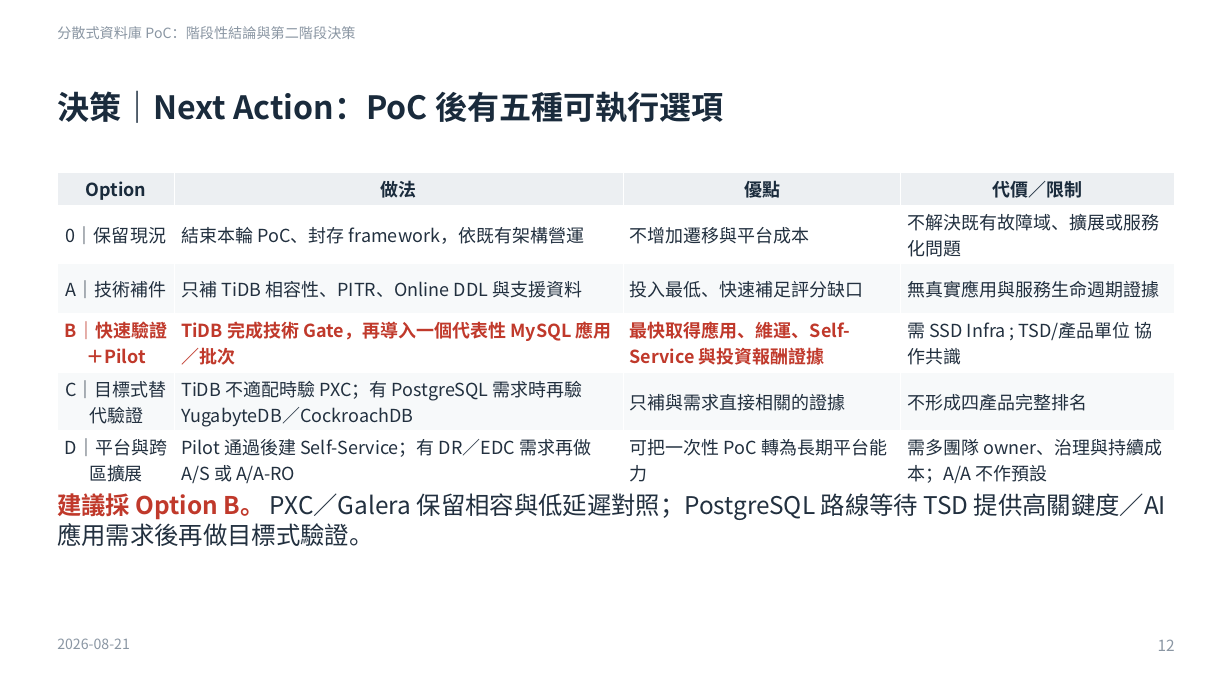
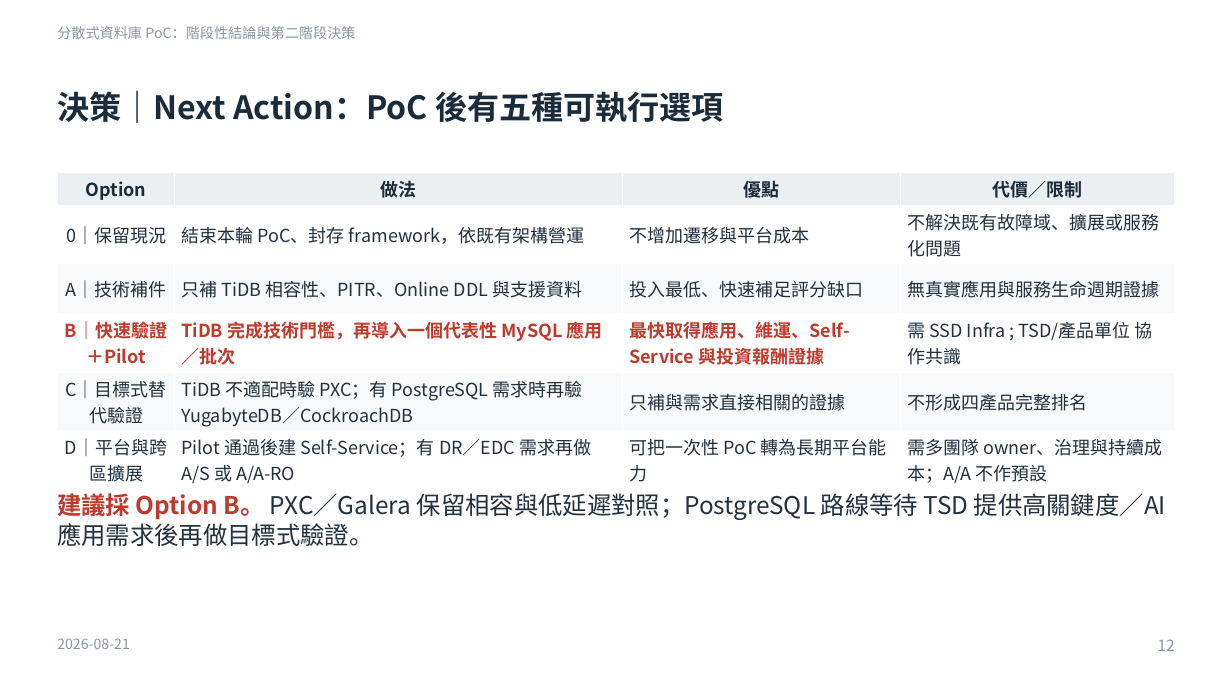
Before and after one commit to heavenruler/dba_career, a slide deck: slide 12 of poc/1_MeetingMinutes/0821_slide.pptx. Drawn at 1232x693 pixels with LibreOffice and Linux fonts; fonts in the diff are those of the drawing. Boxes give left, top, right and bottom in pixels: in the first picture for what was removed or moved away, otherwise in the second. Text is boxed around its words. In the diff, an @@ line names an element or a change of style, - is before the commit and + after.

```diff
--- a/poc/1_MeetingMinutes/0821_slide.pptx
+++ b/poc/1_MeetingMinutes/0821_slide.pptx
@@ table at [57, 173, 1175, 487] @@
-row 4, column 2: TiDB 完成技術 Gate，再導入一個代表性 MySQL 應用／批次
+row 4, column 2: TiDB 完成技術門檻，再導入一個代表性 MySQL 應用／批次
```
Also in this commit, not shown: 3 other slides changed, 1 other file.
